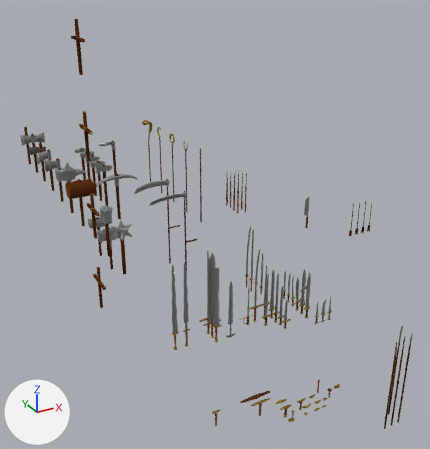
The Blender file resources/meshes/items/weapons.blend as it was, and as the next commit left it.
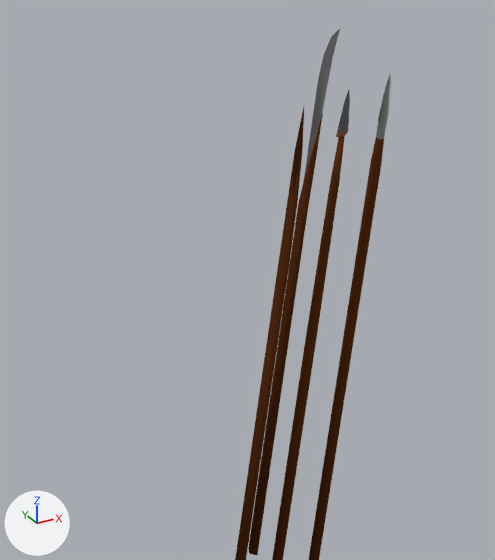
The first picture shows the older version from a 50 mm lens placed at (-2.95, -6.62, 3.06), pointed at (0.63, -0.13, -0.19). The close-ups show both versions on the part from 80% to 100% of the width and 71% to 93% of the height of that picture; other places that the commit changed are outside them. Every picture has the same lights, and +X, +Y and +Z are marked at lower left.

The first close-up shows 'glaive01', 'spear01', 'spear02', 'spear03'.
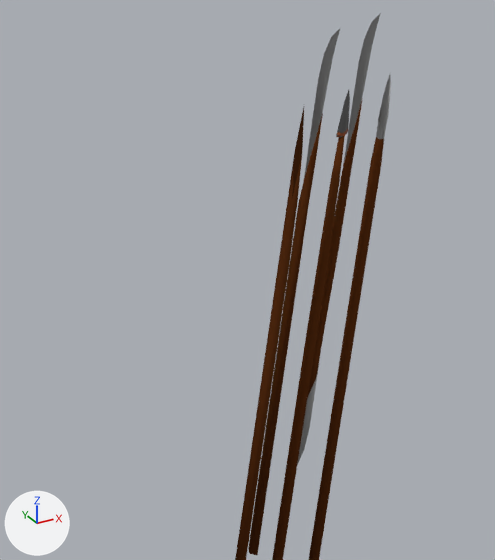
Where the newer file only moved an object's origin or applied its transform, the numbers keep the older frame.

Edits to the bpy script that builds the scene:
```text
Change ob_daulaif01:
    remove ob_daulaif01.hide_set(True)
```

Location of each change, (x1, y1, x2, y2) in pixels of the close-ups (495 x 560 px):
'daulaif01', shown
    after: (297, 13, 381, 465)
